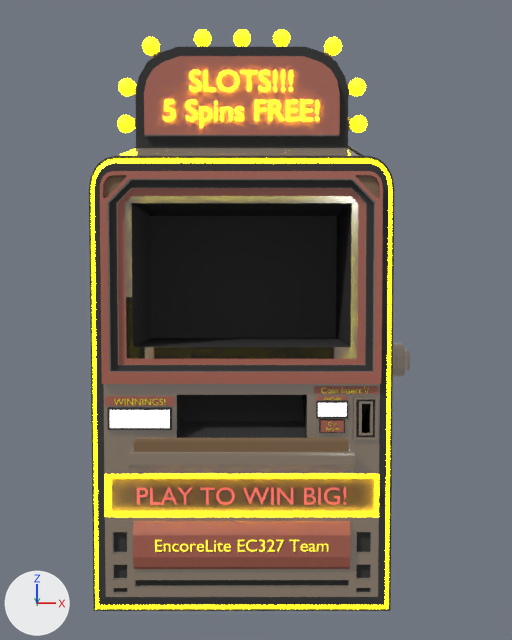
An edit to the Blender file misc/blender/SlotMachine.blend, drawn before and after from the same camera.
One viewpoint serves both versions: a 50 mm lens placed at (0.7, -39.9, 17.0), pointed at (0.7, -0.4, 15.1). The axes (+X, +Y, +Z) are drawn at lower left. The lights are the same throughout.

Names of what the first picture shows: 'Light', 'LightHolder', 'Machine', 'PlayToWinBig', 'Title'.
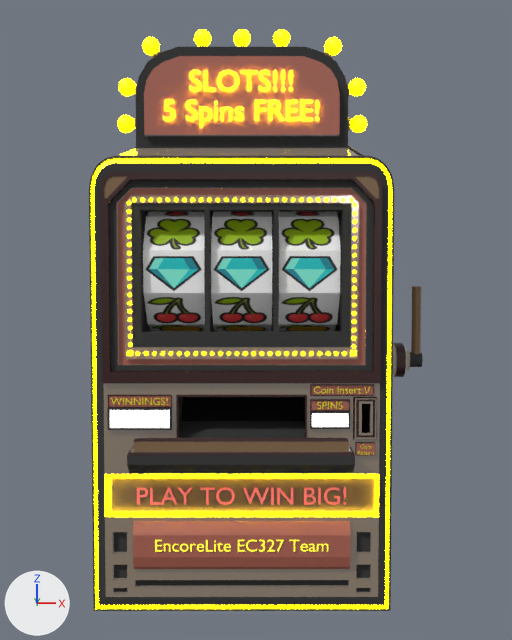
What differs and where, as boxes [x1, y1, x2, y2] in the pictures (512 x 640 px; the box of a moved part takes in the faces that stretch with it):
'Window', shown (black)
    after: [132, 203, 351, 347]
'Wheel-M', shown
    after: [211, 212, 272, 331]
'Wheel-L', shown
    after: [143, 212, 212, 331]
'Wheel-R', shown
    after: [279, 212, 341, 331]
'rim', shown (brown)
    after: [124, 195, 359, 359]
'LittleLights', shown
    after: [127, 198, 357, 356]
'Lever', shown (brown)
    after: [410, 286, 423, 367]
'CornerLights', shown
    after: [127, 351, 356, 356]
part 1 of me_cube, moved or reshaped
    before: [104, 384, 380, 456]
    after: [104, 383, 386, 474]
part 2 of me_cube, recoloured (brown to black)
    both: [127, 456, 355, 473]
part 3 of me_cube, recoloured
    both: [108, 179, 406, 377]
part 4 of me_cube, recoloured
    before: [100, 171, 383, 384]
    after: [100, 172, 382, 383]
part 5 of me_cube, recoloured
    both: [181, 397, 304, 421]
part 6 of me_cube, recoloured
    both: [134, 438, 349, 442]

Edits to the bpy script that builds the scene:
```text
Add mat_black:
    mat_black = principled_material('Black')
    mat_black.base_color = (0.0, 0.0, 0.0)  # black #000000
Add mat_darkred:
    mat_darkred = principled_material('DarkRed')
    mat_darkred.base_color = (0.0291, 0.0, 0.00046)  # dark red #300002
Change me_cube:
    used by ob_machine; location = (0.0, 0.0, 0.0); scale = (7.77, 3.74, 9.72)
    remove me_cube.from_pydata(...)  # 2309 vertices, 2206 faces; spans x -1.05..1.16, y -1.49..1.28, z 0.0..3.03
    add me_cube.from_pydata(...)  # 2415 vertices, 2320 faces; spans x -1.05..1.16, y -1.49..1.28, z 0.0..3.03
    me_cube part 1: 129 vertices moved from x -0.91..0.91, y -1.11..-1.0, z 0.94..2.34 to x -0.91..0.91, y -1.06..-1.0, z 0.94..2.34; 65 vertices removed from x -0.9..0.9, y -1.04..-1.0, z 0.92..1.22; 171 vertices added at x -0.88..0.91, y -1.49..-0.97, z 0.78..1.23
    me_cube part 2: 13 faces spanning x -0.71..0.71, y -1.49..-1.0, z 0.78..0.9 switch from mat_material (brown #6b5535) to mat_dark (black #404040)
    me_cube part 3: 55 faces spanning x -0.86..1.12, y -1.06..0.0, z 1.11..2.3 switch from mat_material (brown #6b5535) to mat_darkred (dark red #300002)
    me_cube part 4: 131 faces spanning x -0.91..0.91, y -1.06..-1.0, z 1.24..2.34 switch from mat_redish (brown #aa6151) to mat_darkred (dark red #300002)
    me_cube part 5: 3 faces spanning x -0.43..0.85, y -1.0..0.02, z 0.99..1.18 switch from mat_dark (black #404040) to mat_black (black #000000)
    me_cube part 6: 13 faces spanning x -0.68..0.68, y -1.46..-1.01, z 0.92..0.98 switch from mat_handle (brown #7d6242) to mat_darkred (dark red #300002)
    add me_cube.materials.append(mat_lights)
    remove me_cube.materials.append(mat_lights)
Change ob_lever:
    remove ob_lever.hide_render = True
Change ob_littlelights:
    remove ob_littlelights.hide_render = True
Change ob_wheel_l:
    remove ob_wheel_l.hide_render = True
Change ob_wheel_m:
    remove ob_wheel_m.hide_render = True
Change ob_wheel_r:
    remove ob_wheel_r.hide_render = True
Change ob_window:
    remove ob_window.hide_render = True
Change ob_rim:
    remove ob_rim.hide_render = True
Change ob_cornerlights:
    remove ob_cornerlights.hide_render = True
```
